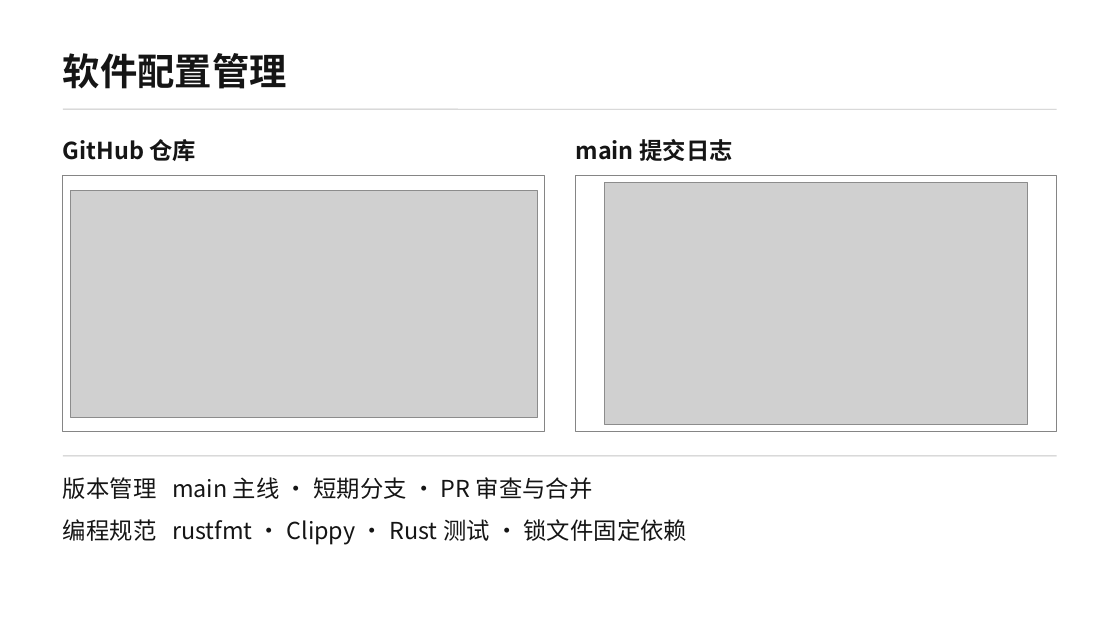
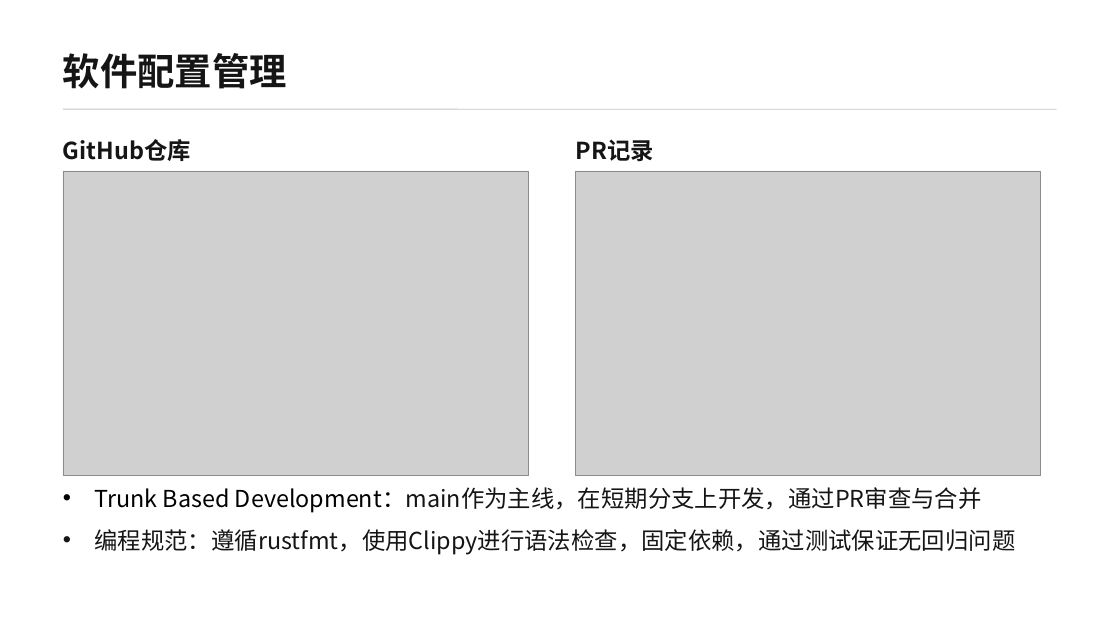
Before and after one commit to qi7876/software-development-exp, a slide deck: slide 3 of docs/report/report.pptx. Drawn at 1120x630 pixels with LibreOffice and Linux fonts; fonts in the diff are those of the drawing; grey boxes stand for pictures. Boxes give left, top, right and bottom in pixels: in the first picture for what was removed or moved away, otherwise in the second. Text is boxed around its words. In the diff, an @@ line names an element or a change of style, - is before the commit and + after.

```diff
--- a/docs/report/report.pptx
+++ b/docs/report/report.pptx
@@ text at (63, 139, 191, 161): spaces changed @@
-GitHub 仓库
+GitHub仓库
@@ text at (576, 139, 654, 161): text changed @@
-main 提交日志
+PR记录
@@ picture: place and size @@
-picture at (70, 191, 537, 418)
+picture at (63, 171, 528, 476)
@@ rectangle removed at (63, 176, 544, 431) @@
@@ picture: place and size @@
-picture at (605, 183, 1028, 425)
+picture at (576, 171, 1041, 476)
@@ rectangle removed at (576, 176, 1057, 431) @@
@@ text "Trunk Based Development：main作为主线，在短期分支上开发，通过PR审查与合并" at (94, 487, 1015, 555): vertical alignment middle to top @@
@@ line removed from (63, 456) to (1057, 456) @@
@@ text at (94, 487, 1015, 555): text changed @@
-版本管理 main 主线 · 短期分支 · PR 审查与合并
+• Trunk Based Development：main作为主线，在短期分支上开发，通过PR审查与合并
+• 编程规范：遵循rustfmt，使用Clippy进行语法检查，固定依赖，通过测试保证无回归问题
@@ text removed at (63, 519, 688, 545) @@
-编程规范 rustfmt · Clippy · Rust 测试 · 锁文件固定依赖
```
Also in this commit, not shown: 6 other slides changed.
